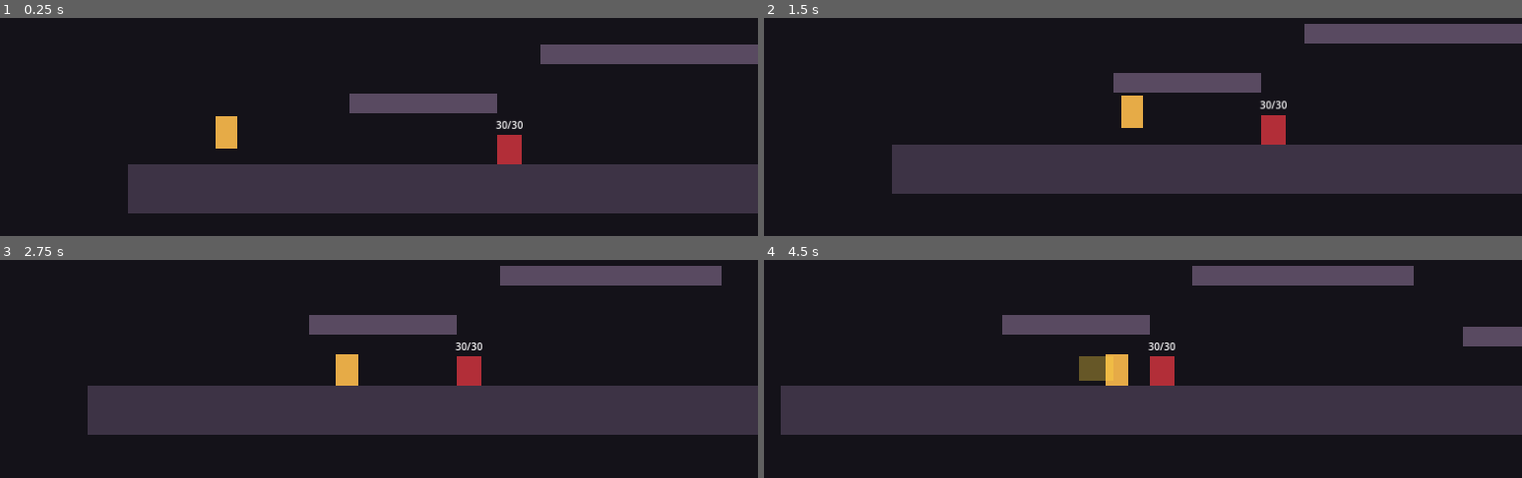
Above: before the commit, frames 1-4 (two rows, left to right).
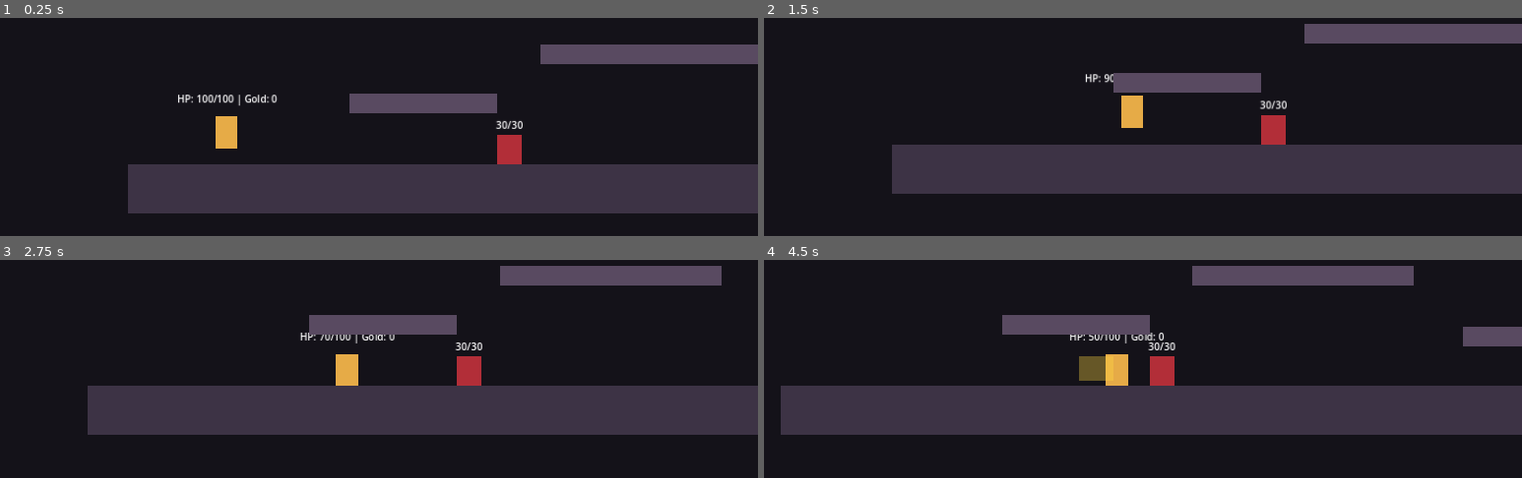
Above: after the commit, the same moments.

Repository: 98longq/relicbound
Game: Godot game, scene res://scenes/levels/test_level.tscn
Two runs of this game, one before a commit and one after it. Both use one fixed random seed, a clock stepped at 60 frames per second and the inputs below.
Inputs (mouse positions are in pixels of both pictures, inside the frame that each line leads up to):
- Up to frame 1 (0.25 s): no input
- Up to frame 2 (1.5 s): tap Enter (ui_accept) at 0.5, 0.77 s; move the mouse to (1302, 85) at 0.52 s; hold R 0.53-1.28 s; hold Right (ui_right) from 0.53 s (still down); click (1302, 85) at 0.67 s; move the mouse to (968, 129) at 1.27 s; tap Space at 1.35 s
- Up to frame 3 (2.75 s): tap Enter (ui_accept) at 1.52 s; move the mouse to (outside the picture) at 2.02 s; release Right (ui_right) at 2.03 s; hold Left (ui_left) from 2.03 s (still down); hold J from 2.03 s (still down)
- Up to frame 4 (4.5 s): move the mouse to (1089, 438) at 2.77 s; release Left (ui_left) at 2.78 s; release J at 2.78 s; hold Right (ui_right) 2.78-4.28 s; tap R at 2.85 s; click (1089, 438) at 2.92 s; tap Enter (ui_accept) at 3.02, 3.77 s; move the mouse to (1362, 414) at 3.52 s; hold Space 3.53-4.28 s; move the mouse to (892, 283) at 4.27 s; hold Left (ui_left) from 4.28 s (still down); tap J at 4.35 s

The runs differ from the first frame. In frame 1, 0.3% of the frame differs, in the area x 23-37%, y 35-41%; in frame 2, less than 0.1%; in frame 3, 0.2%; in frame 4, 0.2%.

Commit message:
Add M3 player status label

Diff:
--- a/scenes/player/player.tscn
+++ b/scenes/player/player.tscn
@@ -22,6 +22,14 @@
 [node name="CollisionShape2D" type="CollisionShape2D" parent="."]
 position = Vector2(0, -26)
 shape = SubResource("RectangleShape2D_player")
+
+[node name="StatusLabel" type="Label" parent="."]
+offset_left = -80.0
+offset_top = -92.0
+offset_right = 80.0
+offset_bottom = -68.0
+horizontal_alignment = 1
+text = "HP: 100/100 | Gold: 0"
 
 [node name="AttackArea" type="Area2D" parent="."]
 position = Vector2(34, -28)
